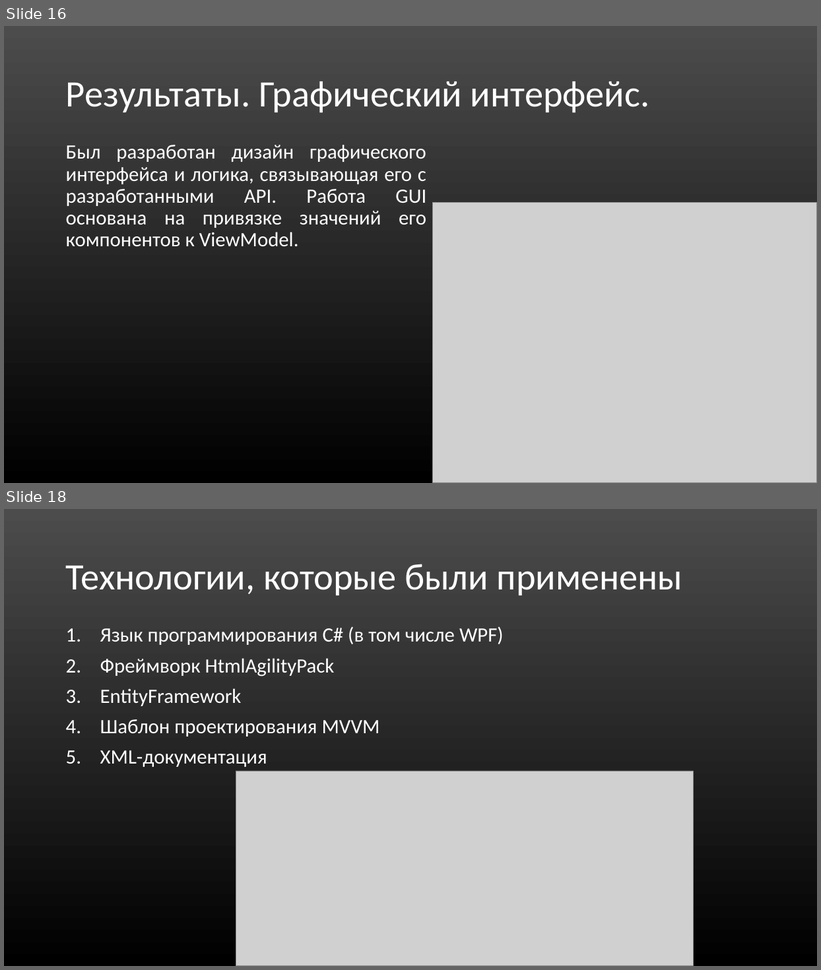
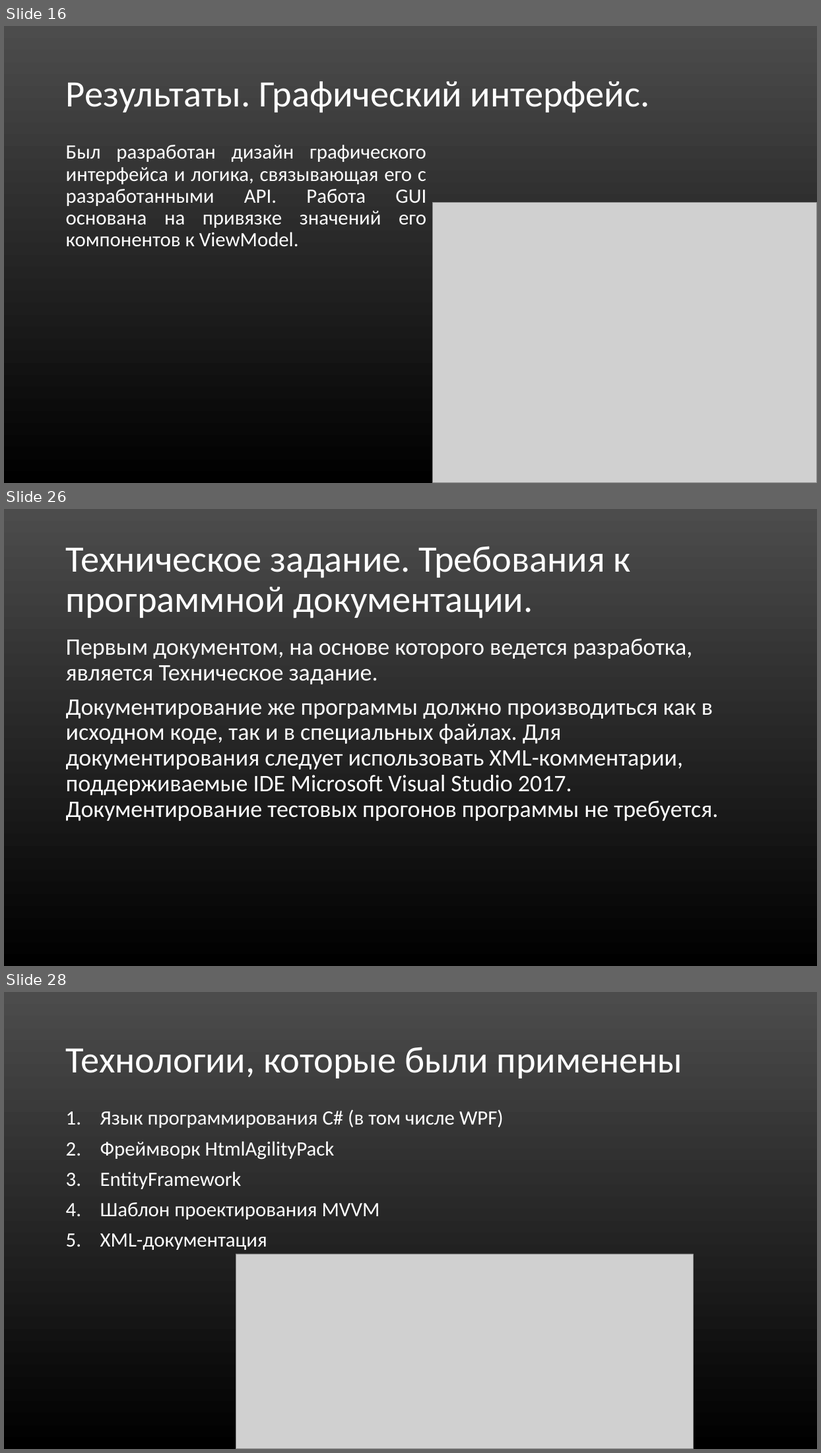
Before and after one commit to Mr-Dm1try/SteamCardsFarmer, a slide deck: Презентация_Помойки.ppt. Shown one above the other, each under a label of ours: slides 16 and 18 before the commit, slides 16, 26 and 28 after it; the slides between them are not shown. The pictures are 821x970 and 821x1453 pixels, drawn with LibreOffice and Linux fonts; fonts in the diff are those of the drawing; grey boxes stand for pictures. Boxes give left, top, right and bottom in pixels: in the first picture for what was removed or moved away, otherwise in the second. Text is boxed around its words. In the diff, an @@ line names an element or a change of style, - is before the commit and + after.

```diff
--- a/Презентация_Помойки.ppt
+++ b/Презентация_Помойки.ppt
@@ slide 26 added at <box>4,509,817,966</box>, background gradient #4C4C4C to #000000 @@
@@ title added at <box>66,546,631,619</box>, 44 pt, text #FFFFFF @@
+Техническое задание. Требования к программной документации.
@@ text added at <box>66,638,718,821</box>, 28 pt, text #FFFFFF @@
+Первым документом, на основе которого ведется разработка, является Техническое задание.
+Документирование же программы должно производиться как в исходном коде, так и в специальных файлах. Для документирования следует использовать XML-комментарии, поддерживаемые IDE Microsoft Visual Studio 2017. Документирование тестовых прогонов программы не требуется.
@@ what was slide 18 is now slide 28 @@
```
Also in this commit, not shown: 1 slide changed, 9 other slides added, 2 other files.
